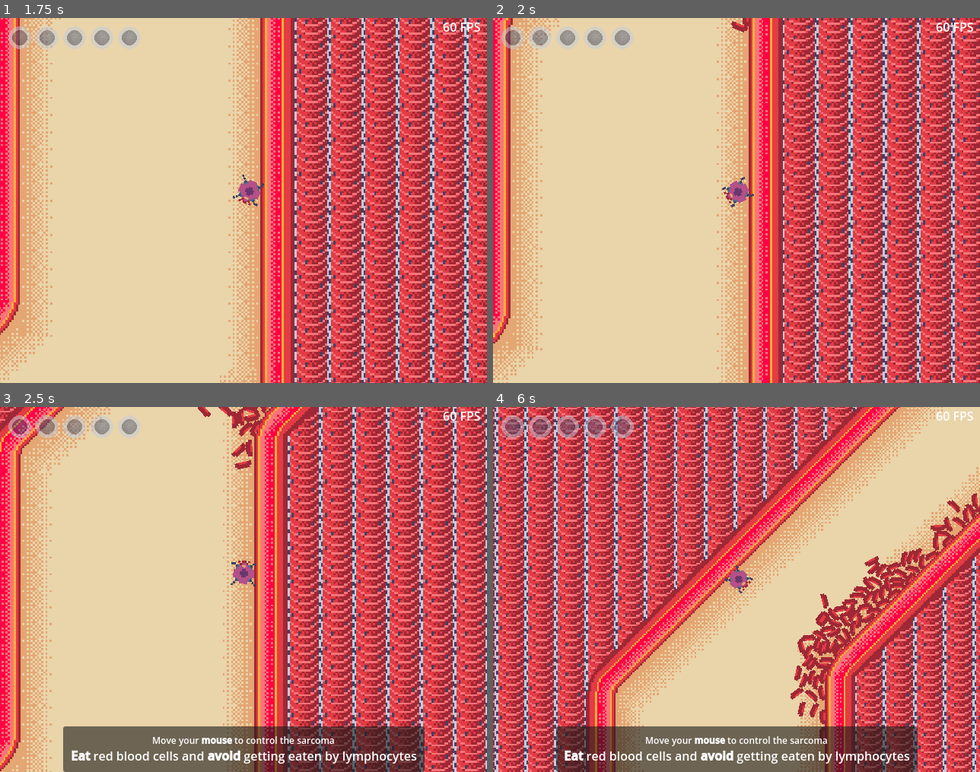
Above: before the commit, frames 1-4 (two rows, left to right).
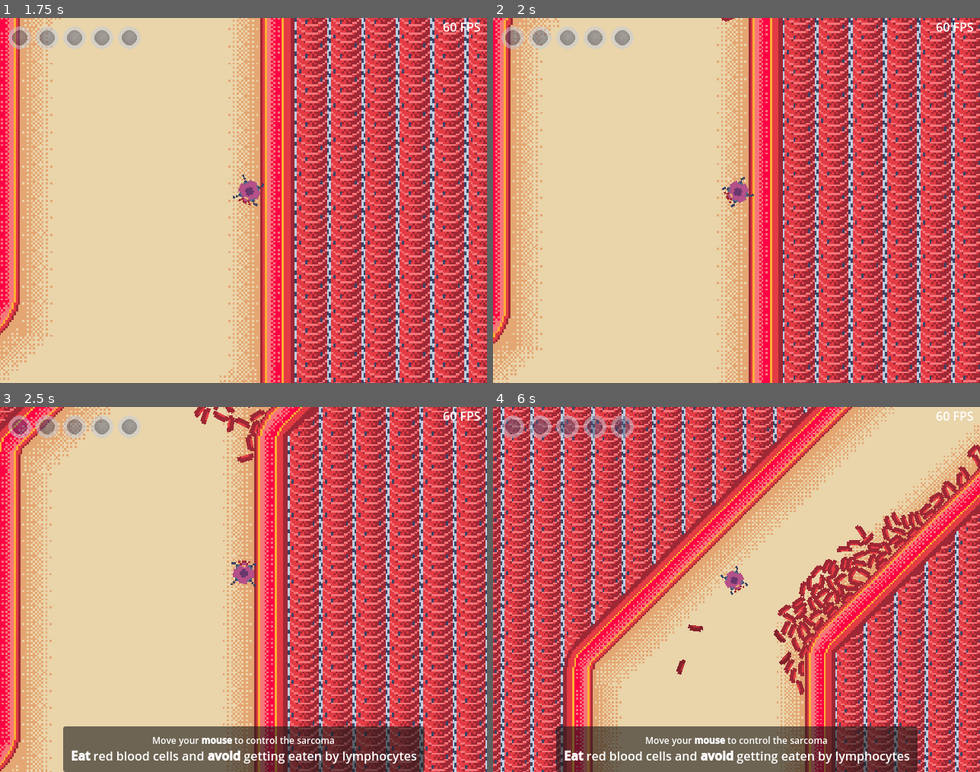
Above: after the commit, the same moments.

Repository: BertrandBordage/Bloody-Sarcoma
Game: Godot game, scene res://level_0.tscn
The game is run twice, just before and just after one commit, with the same random seed, the same clock (stepped at 60 frames per second) and the same inputs. Sound files missing from this copy of the repository are replaced by a short silence.
Inputs (mouse positions are in pixels of both pictures, inside the frame that each line leads up to):
- Up to frame 1 (1.75 s): move the mouse to (350, 182) at 0.52 s; click (350, 182) at 0.67 s; drag from (146, 218) to (277, 193) at 1.27 s
- Up to frame 2 (2 s): no input
- Up to frame 3 (2.5 s): move the mouse to (292, 509) at 2.02 s; click (292, 509) at 2.17 s
- Up to frame 4 (6 s): drag from (712, 662) to (590, 534) at 2.77 s; move the mouse to (882, 644) at 3.52 s; click (882, 644) at 3.67 s; drag from (590, 534) to (663, 498) at 4.27 s; move the mouse to (760, 589) at 5.02 s; click (760, 589) at 5.17 s; drag from (663, 498) to (746, 582) at 5.77 s

Frame 1 is identical in both runs. In frame 2, 0.1% of the frame differs, in the area x 46-53%, y 0-4%; in frame 3, 0.7%; in frame 4, 65%, in the area x 0-100%, y 0-100%.

Commit message:
Fixes 2 bugs.

Diff:
--- a/autoload/SpawnedFlow.gd
+++ b/autoload/SpawnedFlow.gd
@@ -198,7 +198,7 @@
         spawned.rotation = randf_range(-PI, PI)
 
     spawned.linear_velocity = Vector2.UP.rotated(
-        spawn.get_rotation() + randf_range(-PI/2, PI/2)
+        spawn.get_rotation() + randf_range(-PI / 4, PI / 4)
     ) * Heartbeat.blood_pressure * (
         DOWNSTREAM_VELOCITY_MULTIPLIER if downstream
         else UPSTREAM_VELOCITY_MULTIPLIER
--- a/utils/health_component.gd
+++ b/utils/health_component.gd
@@ -27,16 +27,18 @@
 func take_damage(damage: float) -> float:
     if invulnerable:
         return 0.0
+    if health == 0:
+        return 0.0
     health -= damage
-    if health > 0:
-        invulnerable = true
-        var tween: Tween = create_tween()
-        tween.tween_property(self, "modulate:v", flash_strength, invulnerability_duration / 2.0)
-        tween.tween_property(self, "modulate:v", get_color_value(), invulnerability_duration / 2.0)
-        tween.tween_callback(end_of_invulnerability)
-        return 0.0
-    died.emit()
-    return initial_health
+    if health <= 0:
+        died.emit()
+        return initial_health
+    invulnerable = true
+    var tween: Tween = create_tween()
+    tween.tween_property(self, "modulate:v", flash_strength, invulnerability_duration / 2.0)
+    tween.tween_property(self, "modulate:v", get_color_value(), invulnerability_duration / 2.0)
+    tween.tween_callback(end_of_invulnerability)
+    return 0.0
 
 
 func reset_for_respawn() -> void:
